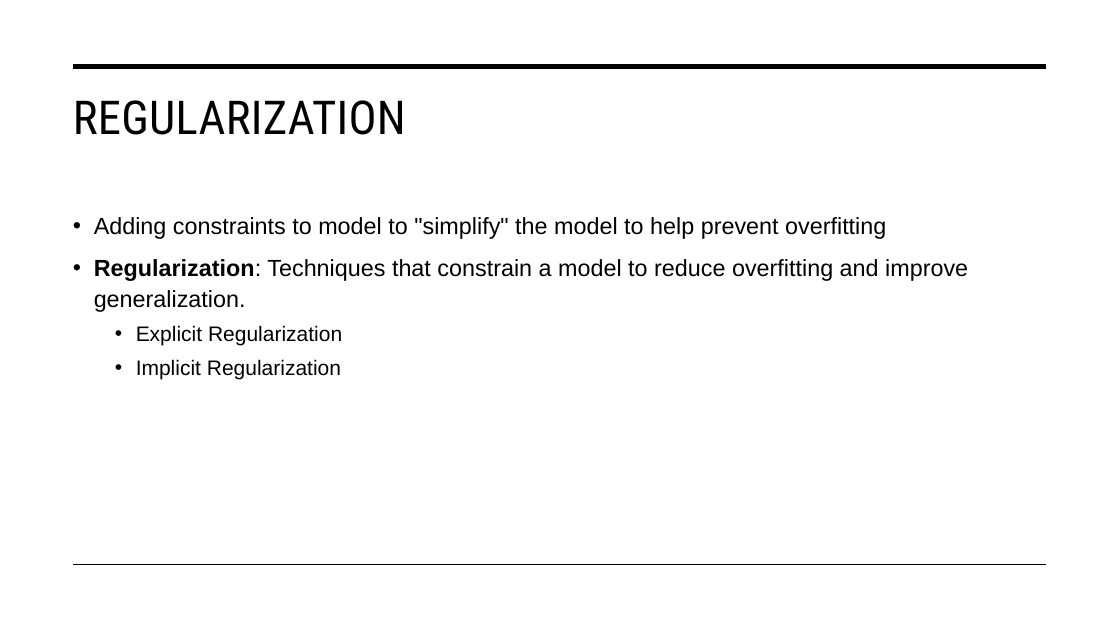
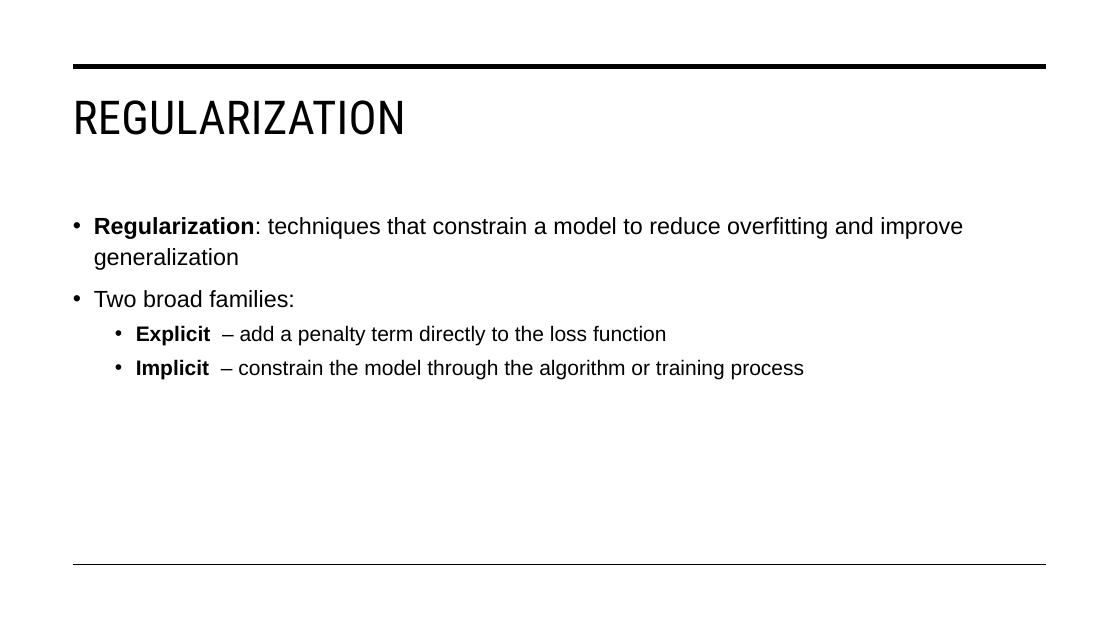
Before and after one commit to STAT-486-Fall-2026/course-content, a slide deck: slide 3 of slides/05-regularization.pptx (slide 2 before the commit). Drawn at 1120x630 pixels with LibreOffice and Linux fonts; fonts in the diff are those of the drawing. Boxes give left, top, right and bottom in pixels: in the first picture for what was removed or moved away, otherwise in the second. Text is boxed around its words. In the diff, an @@ line names an element or a change of style, - is before the commit and + after.

```diff
--- a/slides/05-regularization.pptx
+++ b/slides/05-regularization.pptx
@@ text at box(94, 217, 963, 379): text changed; size 20 to 18 pt @@
-• Adding constraints to model to "simplify" the model to help prevent overfitting
-• Regularization: Techniques that constrain a model to reduce overfitting and improve generalization.
-  • Explicit Regularization
-  • Implicit Regularization
+• Regularization: techniques that constrain a model to reduce overfitting and improve generalization
+• Two broad families:
+  • Explicit – add a penalty term directly to the loss function
+  • Implicit – constrain the model through the algorithm or training process
```
Also in this commit, not shown: 5 other slides changed, 5 slides added, 1 slide removed, 1 other file.
